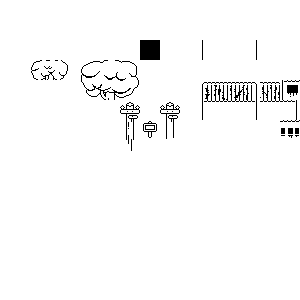
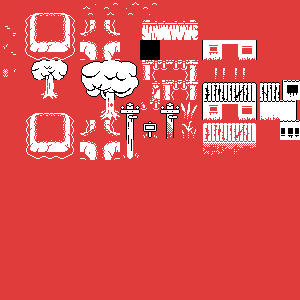
Comparing the layer stacks of the two 300px x 300px images. Changes:
showed "Background" over [0, 0, 300, 300]
